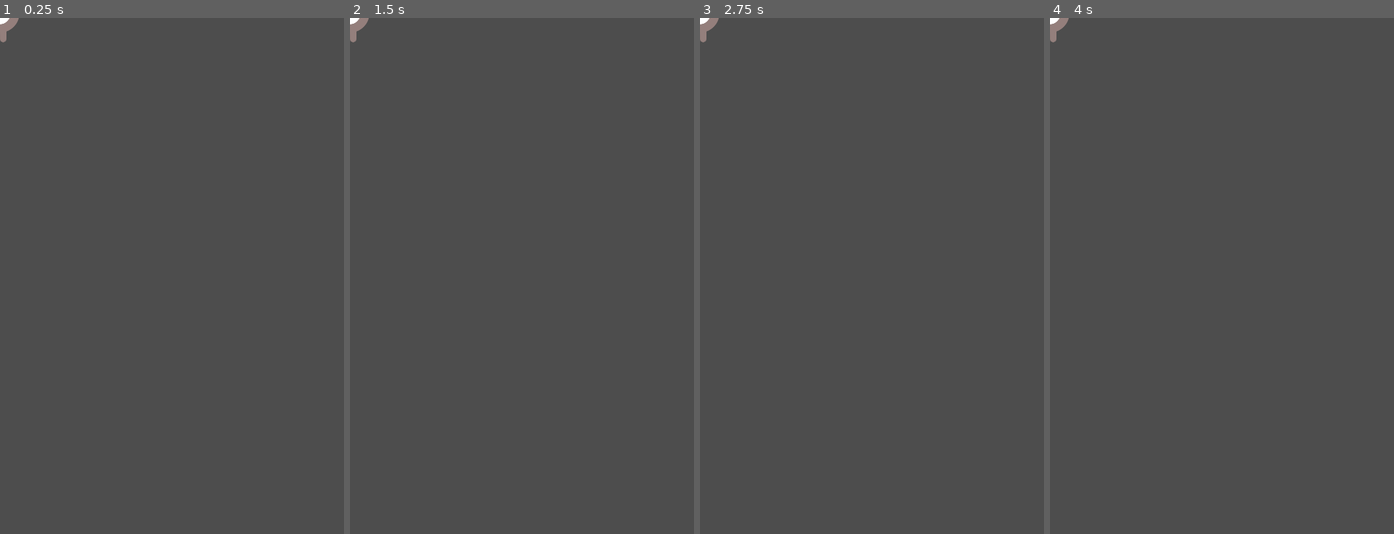
Above: before the commit, frames 1-4 (left to right).
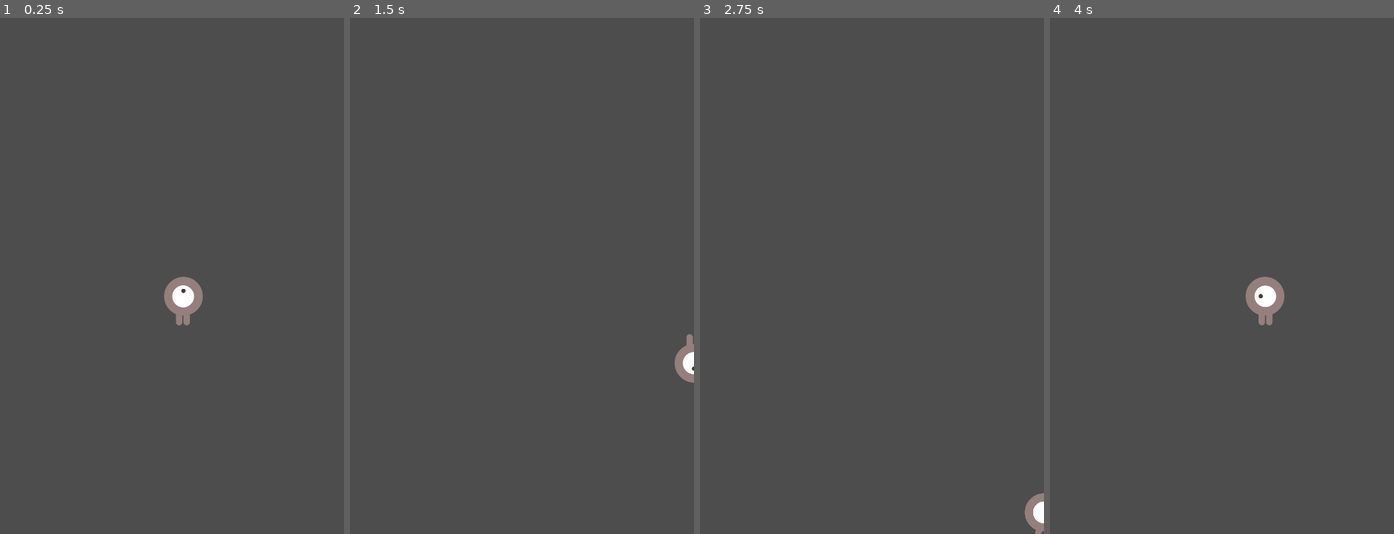
Above: after the commit, the same moments.

Repository: Rayvet24/Tutorial-Godot-2D
Game: Godot game, scene res://player.tscn
Same seed, same stepped clock (60 frames per second), same inputs: the game is played once before the commit and once after it. The project has no main scene, so this scene is started directly.
Inputs:
- Up to frame 1 (0.25 s): no input
- Up to frame 2 (1.5 s): tap Enter at 0.5 s; hold Right (move_right, bound only after the commit) 0.53-1.28 s; hold Down (move_down, bound only after the commit) from 1.28 s (still down)
- Up to frame 3 (2.75 s): release Down (move_down, bound only after the commit) at 2.03 s; hold Right (move_right, bound only after the commit) from 2.03 s (still down)
- Up to frame 4 (4 s): release Right (move_right, bound only after the commit) at 2.78 s; hold Up (move_up, bound only after the commit) 2.78-3.53 s; hold Left (move_left, bound only after the commit) from 3.53 s (still down)

The runs differ from the first frame. In frame 1, 0.9% of the frame differs, in the area x 0-59%, y 0-60%; in frame 2, 0.5%; in frame 3, 0.5%; in frame 4, 0.9%, in the area x 0-69%, y 0-60%.

Commit message:
Programar el jugador

Diff:
--- /dev/null
+++ b/tutorial-godot-2d/player.gd
@@ -0,0 +1,51 @@
+extends Area2D
+
+signal hit
+
+@export var speed = 400
+var screen_size
+
+func start(pos):
+	position = pos
+	show()
+	$CollisionShape2D.disabled = false
+
+func _ready() -> void:
+	screen_size = get_viewport_rect().size
+
+func _process(delta):
+	var velocity = Vector2.ZERO #ZERO setea todo en 0
+	#vector de velocidad del jugador local
+	if Input.is_action_pressed("move_right"):
+		velocity.x += 1
+	if Input.is_action_pressed("move_left"):
+		velocity.x -= 1
+	if Input.is_action_pressed("move_down"):
+		velocity.y += 1
+	if Input.is_action_pressed("move_up"):
+		velocity.y -= 1
+
+	if velocity.length() > 0:
+		velocity = velocity.normalized() * speed #evita que el 1,1 de velocity haga que vaya mas rápido
+		$AnimatedSprite2D.play() #$ = a get_node
+	else:
+		$AnimatedSprite2D.stop()
+
+	position += velocity * delta
+	position = position.clamp(Vector2.ZERO, screen_size)
+	#clamp() restringe el movimiento en el rango de la pantalla
+
+	if velocity.x != 0:
+		$AnimatedSprite2D.animation = "caminar"
+		$AnimatedSprite2D.flip_v = false
+		$AnimatedSprite2D.flip_h = velocity.x < 0
+	elif velocity.y != 0:
+		$AnimatedSprite2D.animation = "arriba"
+		$AnimatedSprite2D.flip_v = velocity.y > 0
+
+
+func _on_body_entered(body: Node2D) -> void:
+	hide()
+	hit.emit()
+	$CollisionShape2D.set_deferred("disabled", true)
+	#set_deferred elimina la colisión asi no se activa varias veces
--- a/tutorial-godot-2d/player.tscn
+++ b/tutorial-godot-2d/player.tscn
@@ -1,6 +1,7 @@
 [gd_scene format=3 uid="uid://8uk88i1p2dn4"]
 
 [ext_resource type="Texture2D" uid="uid://cywf3x7o6hcmh" path="res://art/playerGrey_up1.png" id="1_hqtel"]
+[ext_resource type="Script" uid="uid://dr7ydih5x02c5" path="res://player.gd" id="1_sweqy"]
 [ext_resource type="Texture2D" uid="uid://jg136udsrvqv" path="res://art/playerGrey_up2.png" id="2_sweqy"]
 [ext_resource type="Texture2D" uid="uid://bpusnyhxmerbe" path="res://art/playerGrey_walk1.png" id="3_2hs0m"]
 [ext_resource type="Texture2D" uid="uid://uy3scouodbni" path="res://art/playerGrey_walk2.png" id="4_1jxqw"]
@@ -35,6 +36,8 @@
 height = 68.0
 
 [node name="Player" type="Area2D" unique_id=1362560669]
+position = Vector2(256, 395)
+script = ExtResource("1_sweqy")
 metadata/_edit_group_ = true
 
 [node name="AnimatedSprite2D" type="AnimatedSprite2D" parent="." unique_id=380135057]
@@ -44,3 +47,5 @@
 
 [node name="CollisionShape2D" type="CollisionShape2D" parent="." unique_id=884900411]
 shape = SubResource("CapsuleShape2D_b26j0")
+
+[connection signal="body_entered" from="." to="." method="_on_body_entered"]
--- a/tutorial-godot-2d/project.godot
+++ b/tutorial-godot-2d/project.godot
@@ -20,6 +20,29 @@
 window/size/viewport_height=720
 window/stretch/mode="canvas_items"
 
+[input]
+
+move_right={
+"deadzone": 0.2,
+"events": [Object(InputEventKey,"resource_local_to_scene":false,"resource_name":"","device":-1,"window_id":0,"alt_pressed":false,"shift_pressed":false,"ctrl_pressed":false,"meta_pressed":false,"pressed":false,"keycode":0,"physical_keycode":4194321,"key_label":0,"unicode":0,"location":0,"echo":false,"script":null)
+]
+}
+move_left={
+"deadzone": 0.2,
+"events": [Object(InputEventKey,"resource_local_to_scene":false,"resource_name":"","device":-1,"window_id":0,"alt_pressed":false,"shift_pressed":false,"ctrl_pressed":false,"meta_pressed":false,"pressed":false,"keycode":0,"physical_keycode":4194319,"key_label":0,"unicode":0,"location":0,"echo":false,"script":null)
+]
+}
+move_up={
+"deadzone": 0.2,
+"events": [Object(InputEventKey,"resource_local_to_scene":false,"resource_name":"","device":-1,"window_id":0,"alt_pressed":false,"shift_pressed":false,"ctrl_pressed":false,"meta_pressed":false,"pressed":false,"keycode":0,"physical_keycode":4194320,"key_label":0,"unicode":0,"location":0,"echo":false,"script":null)
+]
+}
+move_down={
+"deadzone": 0.2,
+"events": [Object(InputEventKey,"resource_local_to_scene":false,"resource_name":"","device":-1,"window_id":0,"alt_pressed":false,"shift_pressed":false,"ctrl_pressed":false,"meta_pressed":false,"pressed":false,"keycode":0,"physical_keycode":4194322,"key_label":0,"unicode":0,"location":0,"echo":false,"script":null)
+]
+}
+
 [physics]
 
 3d/physics_engine="Jolt Physics"
Not shown, added: tutorial-godot-2d/player.gd.uid
